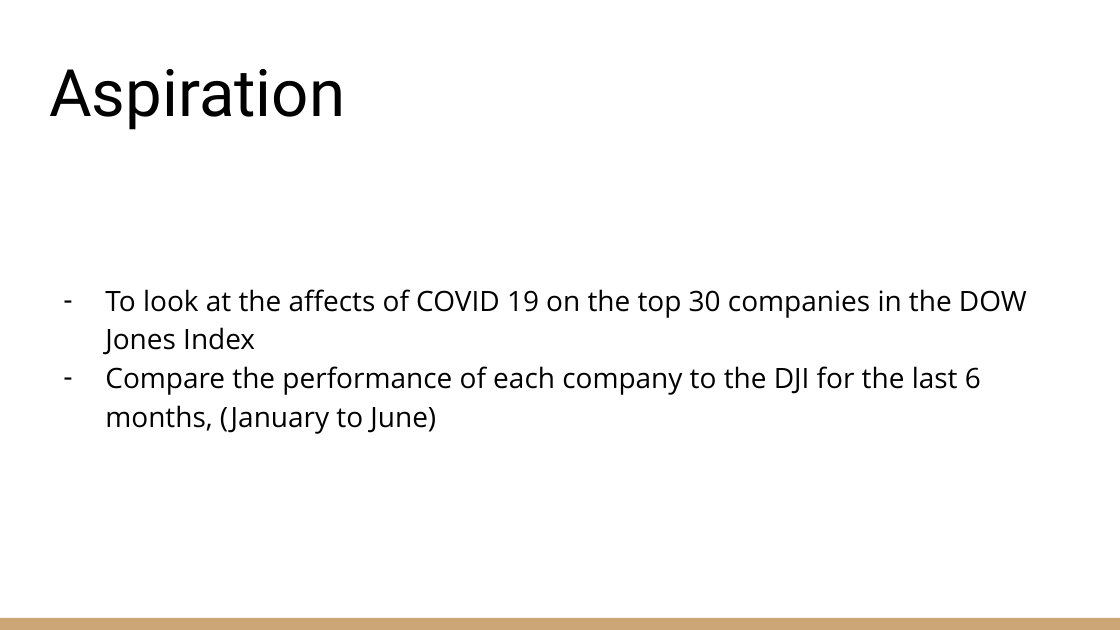
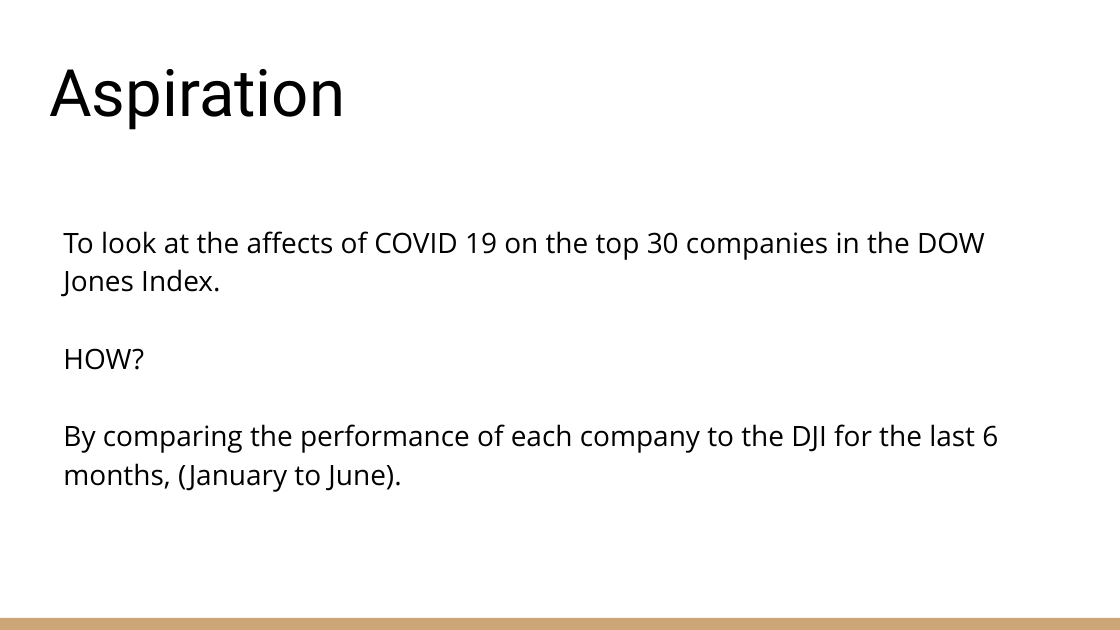
Before and after one commit to DataAnalyticsProject/StockMarketAnalysis, a slide deck: slide 3 of Stock Market Analysis.pptx. Drawn at 1120x630 pixels with LibreOffice and Linux fonts; fonts in the diff are those of the drawing; background and template pictures are left out. Boxes give left, top, right and bottom in pixels: in the first picture for what was removed or moved away, otherwise in the second. Text is boxed around its words. In the diff, an @@ line names an element or a change of style, - is before the commit and + after.

Commit message:
final presentation

```diff
--- a/Stock Market Analysis.pptx
+++ b/Stock Market Analysis.pptx
@@ background #FFFFFF to picture (left out) @@
@@ text at (63, 231, 998, 492): text changed @@
-– To look at the affects of COVID 19 on the top 30 companies in the DOW Jones Index
-– Compare the performance of each company to the DJI for the last 6 months, (January to June)
+To look at the affects of COVID 19 on the top 30 companies in the DOW Jones Index.
+HOW?
+By comparing the performance of each company to the DJI for the last 6 months, (January to June).
```
Also in this commit, not shown: 7 other slides changed.
